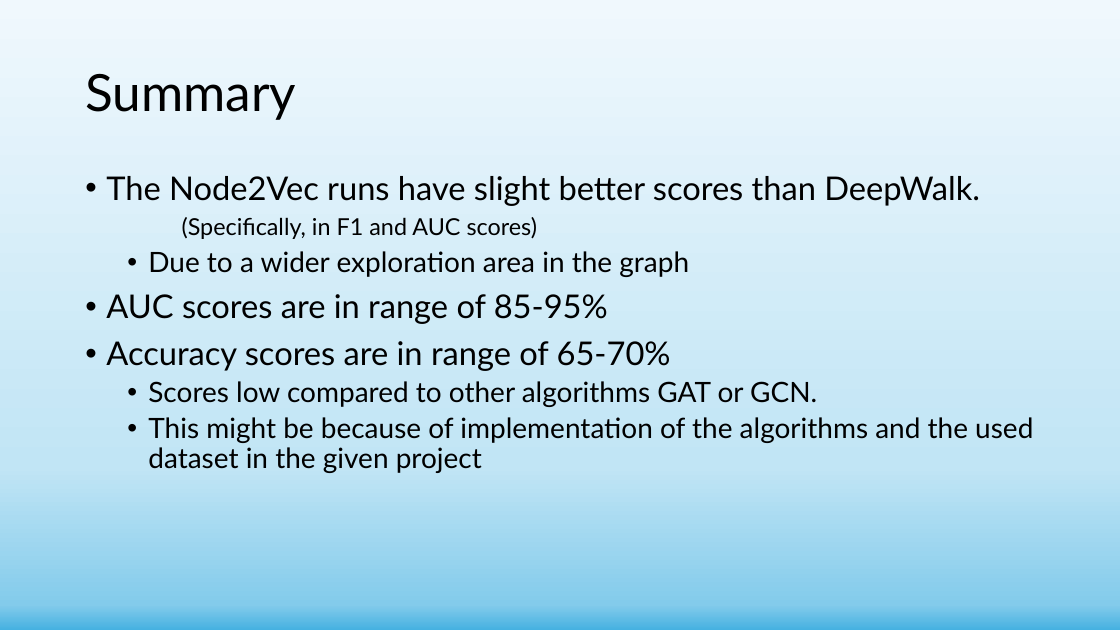
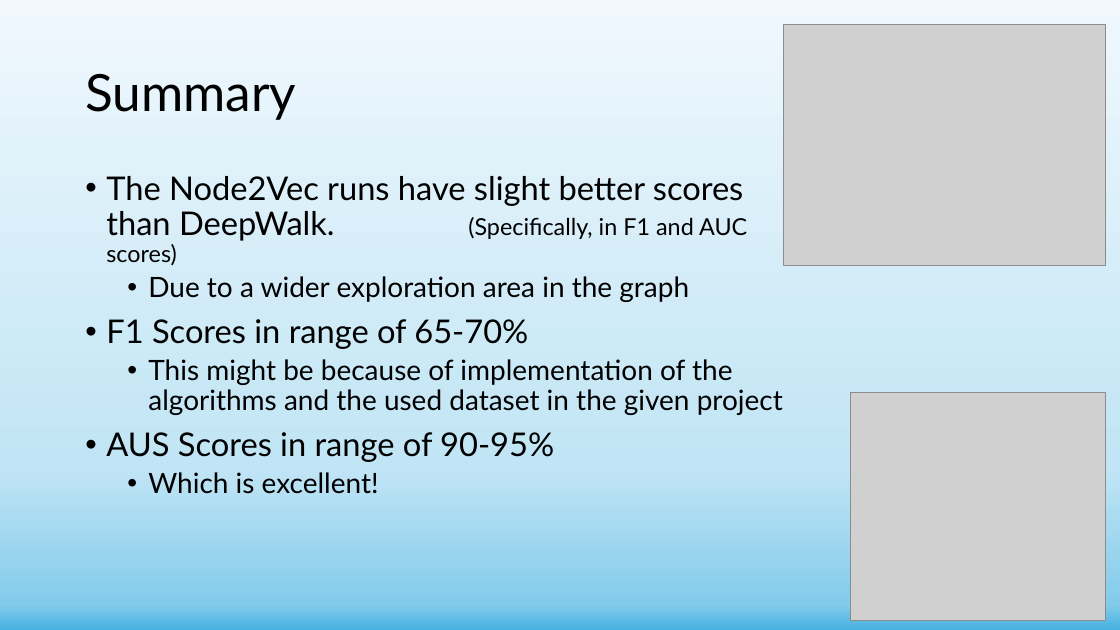
Before and after one commit to shachar700/Graph-Embedding, a slide deck: slide 20 of doc/Graph-Embedding Presentation.pptx. Drawn at 1120x630 pixels with LibreOffice and Linux fonts; fonts in the diff are those of the drawing; grey boxes stand for pictures. Boxes give left, top, right and bottom in pixels: in the first picture for what was removed or moved away, otherwise in the second. Text is boxed around its words. In the diff, an @@ line names an element or a change of style, - is before the commit and + after.

Commit message:
added pictures

```diff
--- a/doc/Graph-Embedding Presentation.pptx
+++ b/doc/Graph-Embedding Presentation.pptx
@@ picture added at <box>784,24,1107,266</box> @@
@@ text at <box>106,319,528,349</box>: text changed @@
-• AUC scores are in range of 85-95%
-• Accuracy scores are in range of 65-70%
-  • Scores low compared to other algorithms GAT or GCN.
+• F1 Scores in range of 65-70%
@@ picture added at <box>850,392,1106,621</box> @@
@@ text at <box>106,432,554,494</box>: paragraphs added @@
+• AUS Scores in range of 90-95%
+  • Which is excellent!
```
Also in this commit, not shown: 16 other slides changed.
